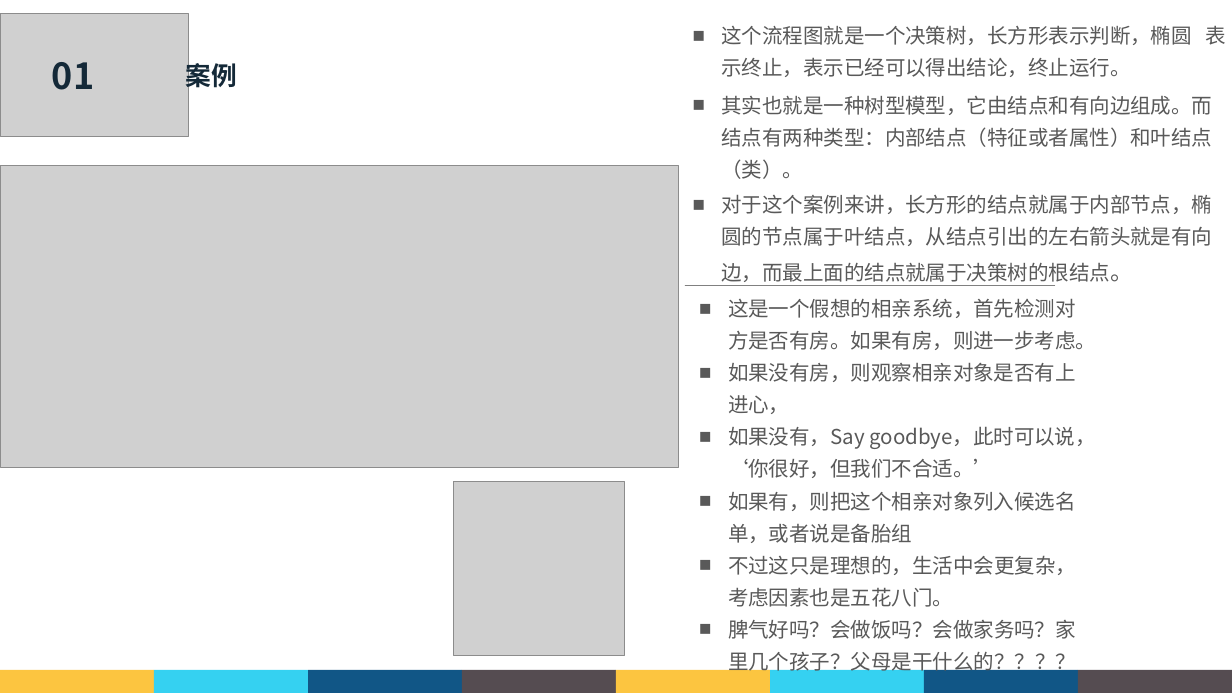
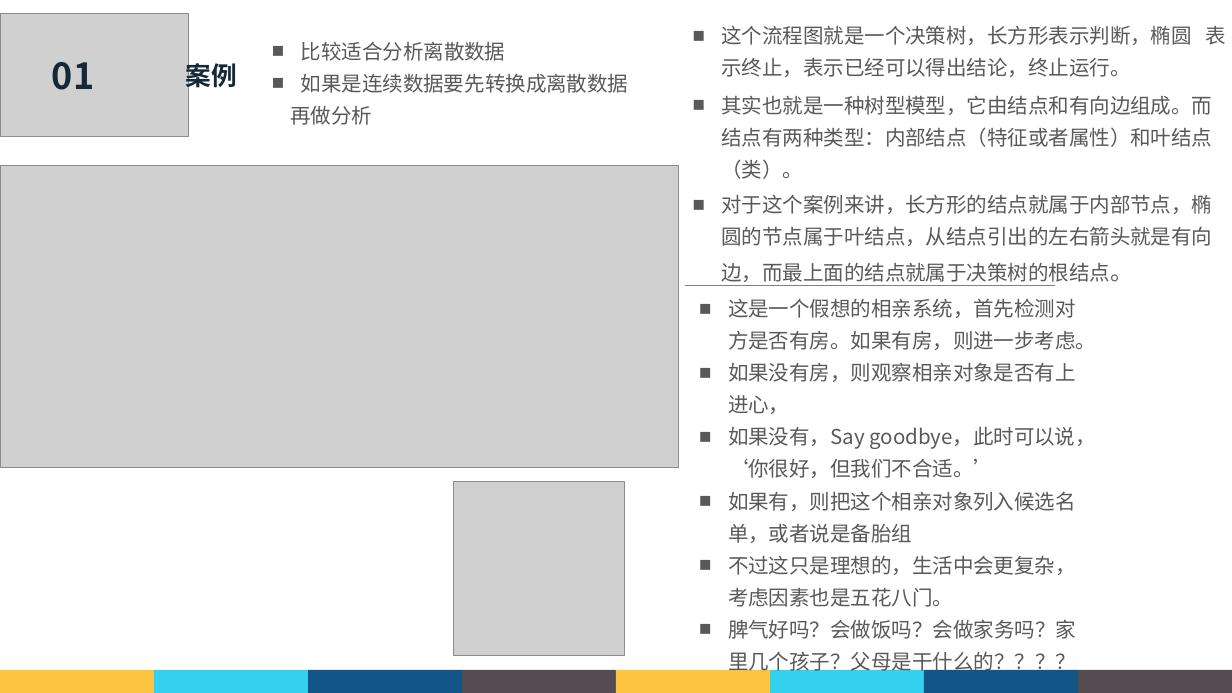
Before and after one commit to Geohot-2020/Python_ml, a slide deck: slide 4 of 实践/决策树/决策树分析.pptx. Drawn at 1232x693 pixels with LibreOffice and Linux fonts; fonts in the diff are those of the drawing; grey boxes stand for pictures; background and template pictures are left out. Boxes give left, top, right and bottom in pixels: in the first picture for what was removed or moved away, otherwise in the second. Text is boxed around its words. In the diff, an @@ line names an element or a change of style, - is before the commit and + after.

```diff
--- a/实践/决策树/决策树分析.pptx
+++ b/实践/决策树/决策树分析.pptx
@@ text added at (290,42,629,125), 16 pt, text #595959 @@
+■ 比较适合分析离散数据
+■ 如果是连续数据要先转换成离散数据
+再做分析
```
Also in this commit, not shown: 2 other slides changed, 1 other file.
